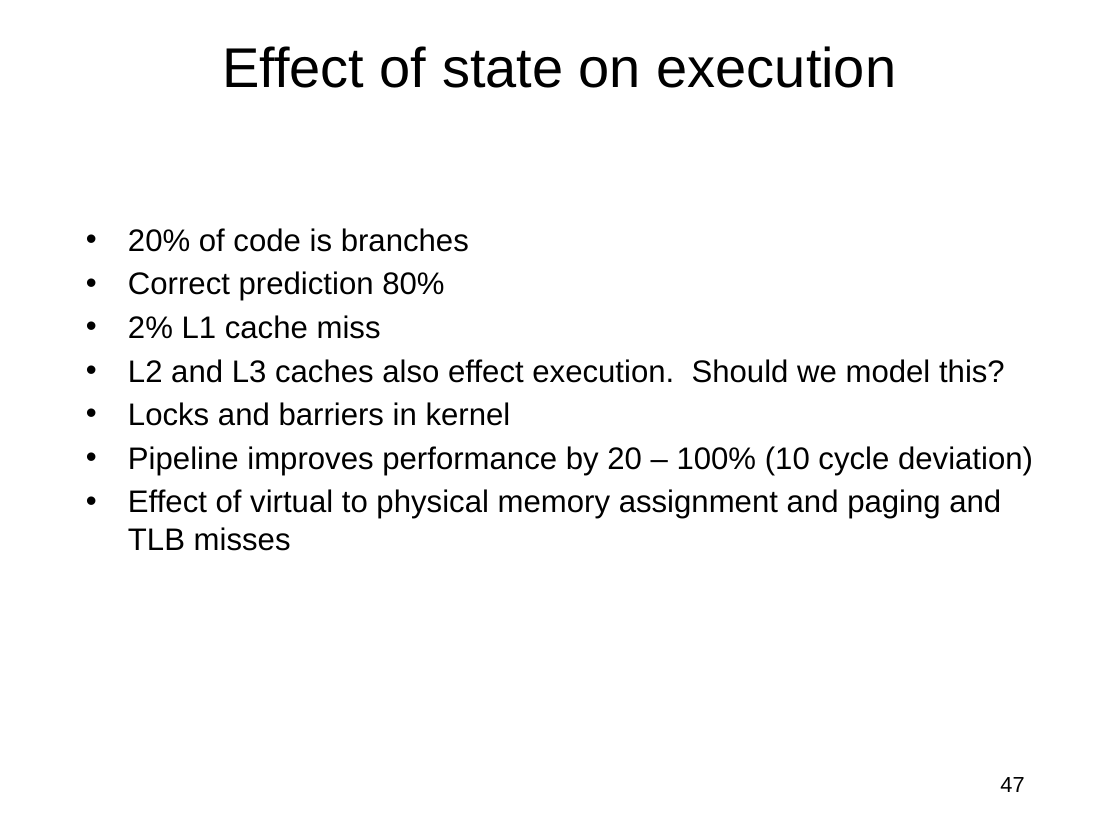
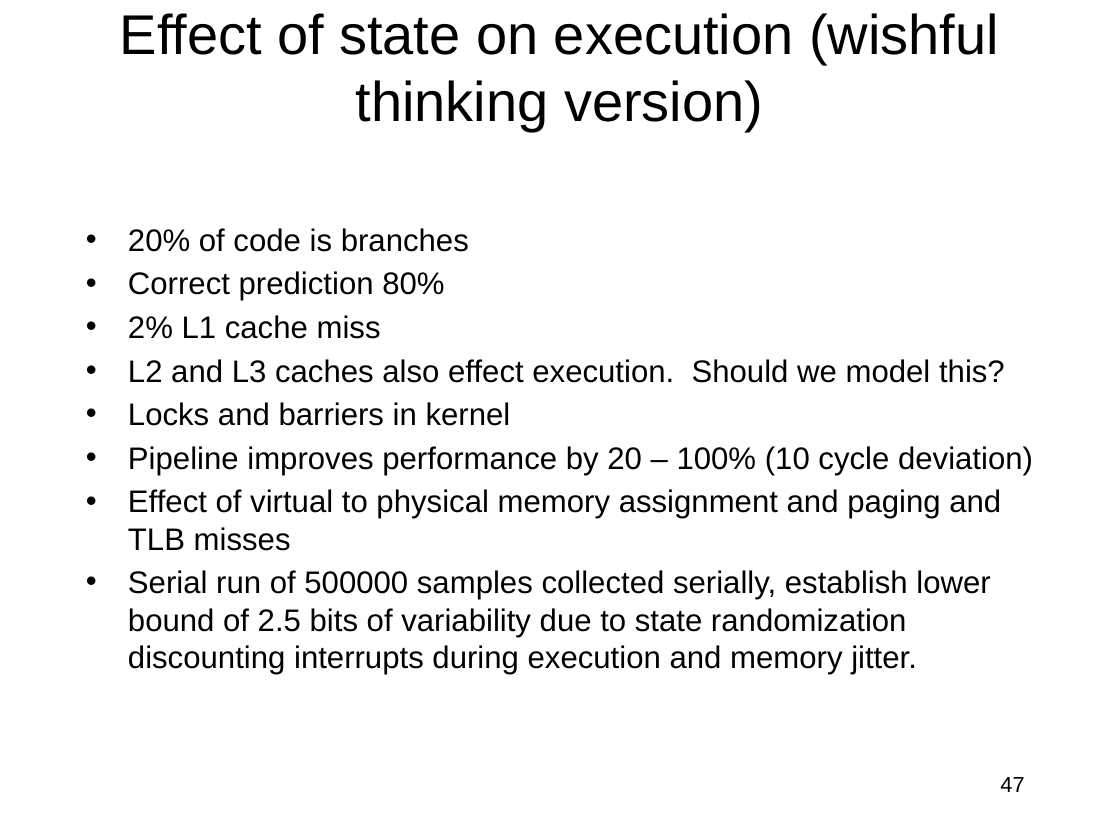
Before and after one commit to jlmucb/class_notes, a slide deck: slide 47 of BerkeleyClass/CS290Spring2013/Lectures/entropy_talk.pptx. Drawn at 1120x840 pixels with LibreOffice and Linux fonts; fonts in the diff are those of the drawing. Boxes give left, top, right and bottom in pixels: in the first picture for what was removed or moved away, otherwise in the second. Text is boxed around its words. In the diff, an @@ line names an element or a change of style, - is before the commit and + after.

```diff
--- a/BerkeleyClass/CS290Spring2013/Lectures/entropy_talk.pptx
+++ b/BerkeleyClass/CS290Spring2013/Lectures/entropy_talk.pptx
@@ title at [120, 13, 999, 131]: text changed @@
-Effect of state on execution
+Effect of state on execution (wishful thinking version)
@@ text at [128, 570, 990, 674]: paragraph added @@
+• Serial run of 500000 samples collected serially, establish lower bound of 2.5 bits of variability due to state randomization discounting interrupts during execution and memory jitter.
```
Also in this commit, not shown: 3 other slides changed, 1 other file.
